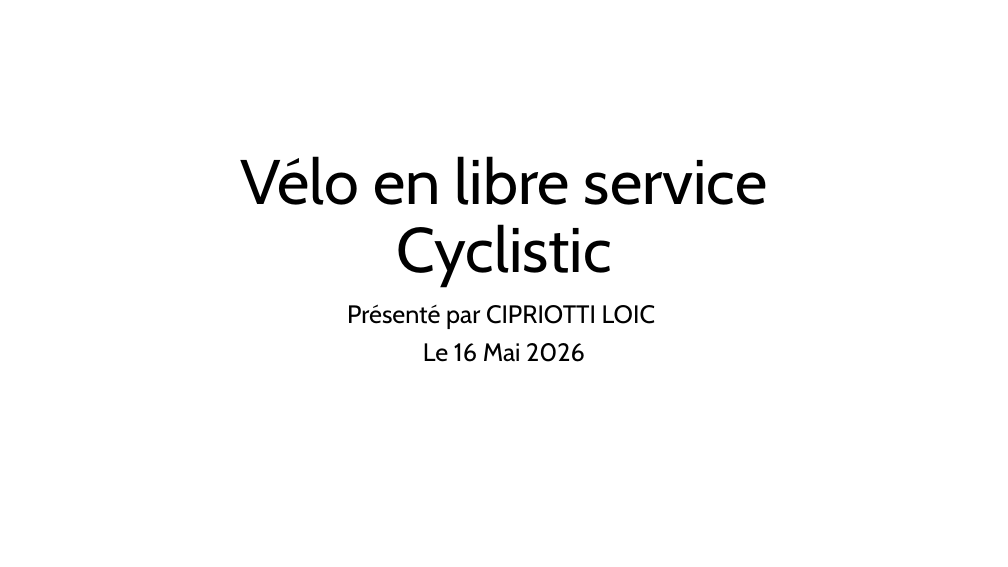
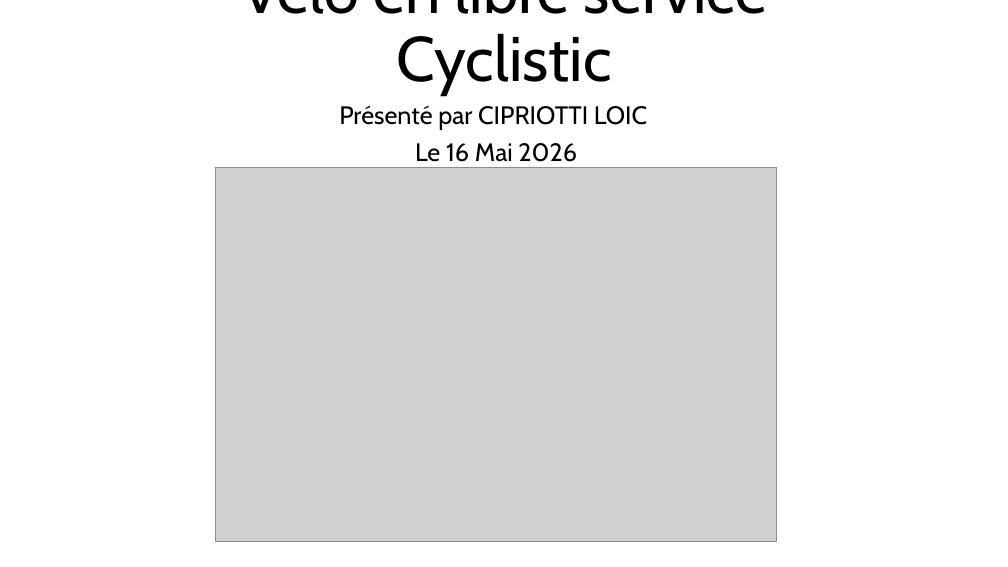
Before and after one commit to Loic0427/Data_etudes_de_cas, a slide deck: slide 1 of Velo en libre service/Etude_de_cas_cyclistic.pptx. Drawn at 1008x567 pixels with LibreOffice and Linux fonts; fonts in the diff are those of the drawing; grey boxes stand for pictures. Boxes give left, top, right and bottom in pixels: in the first picture for what was removed or moved away, otherwise in the second. Text is boxed around its words. In the diff, an @@ line names an element or a change of style, - is before the commit and + after.

```diff
--- a/Velo en libre service/Etude_de_cas_cyclistic.pptx
+++ b/Velo en libre service/Etude_de_cas_cyclistic.pptx
@@ title "Vélo en libre service Cyclistic" rewrapped from [241,156,767,287] to [241,0,767,95] @@
@@ subtitle "Présenté par CIPRIOTTI LOIC" rewrapped from [347,304,655,362] to [339,105,647,168] @@
@@ picture added at [216,167,777,541] @@
```
Also in this commit, not shown: 8 other slides changed, 4 slides added, 7 other files.
